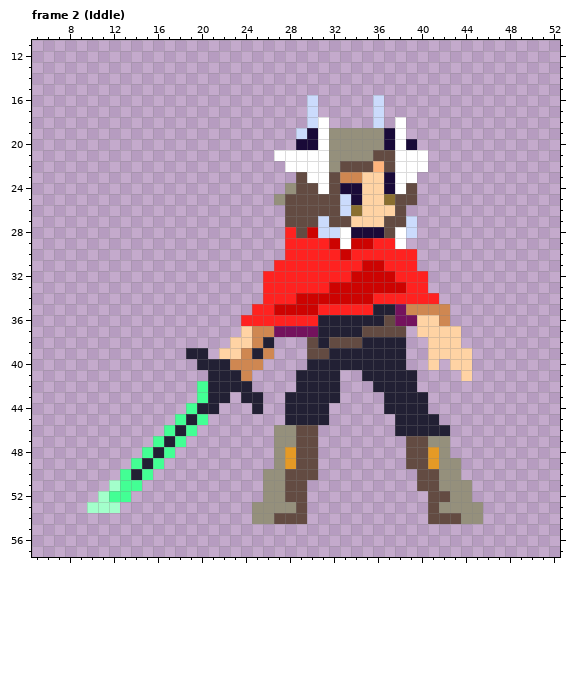
A pixel-art file gets an edit: [ WIP Assets ]/Ren_Sprite_Layered.aseprite. That is the earlier state.
64x64 pixels, 16 frames. Colours within 5 levels of each other are drawn and written as one. Shown: frame 2 (Iddle): x 5..52, y 11..57. The commit also changed other frames, which this record leaves out.
The result:
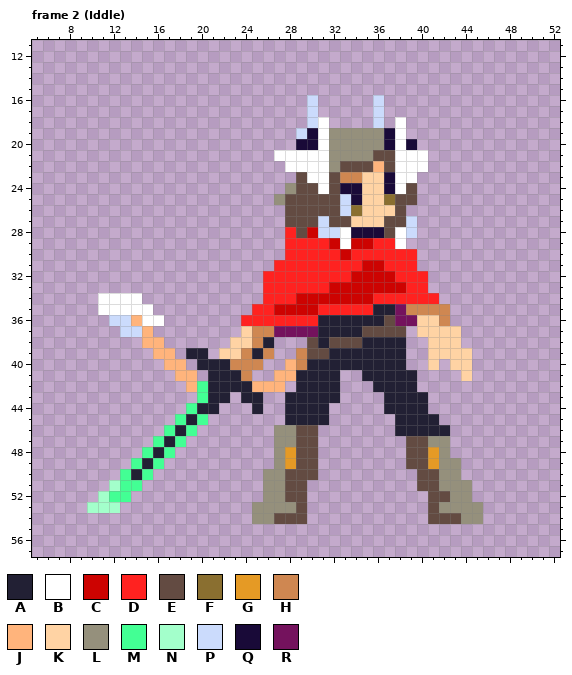
Palette (. is transparent): A #222034  B #ffffff  C #cd0301  D #ff2220  E #634b42  F #8a6f30  G #e59a25  H #cf8751  J #ffb47c  K #ffd3a4  L #95907c  M #43ff94  N #a3ffcb  P #cbdbfc  Q #190a38  R #74125d
From old to new:
layer "Tail" now shown
Changed rows in their new state; - is an unchanged pixel.
Frame 2 (Iddle), layer "Tail":
first column x 11:
34 BBBB---------------
35 BBBBB--------------
36 -PPJBB-------------
37 --PPJ--------------
38 ----JJ-------------
39 -----JJ-----------H
40 ------JJ---------JH
41 -------JJ-------JJ-
42 --------J-----JJJ--
Changed places in both pictures, as pixel boxes (x1, y1, x2, y2):
added: (98, 293, 197, 392)
added: (252, 348, 307, 392)
